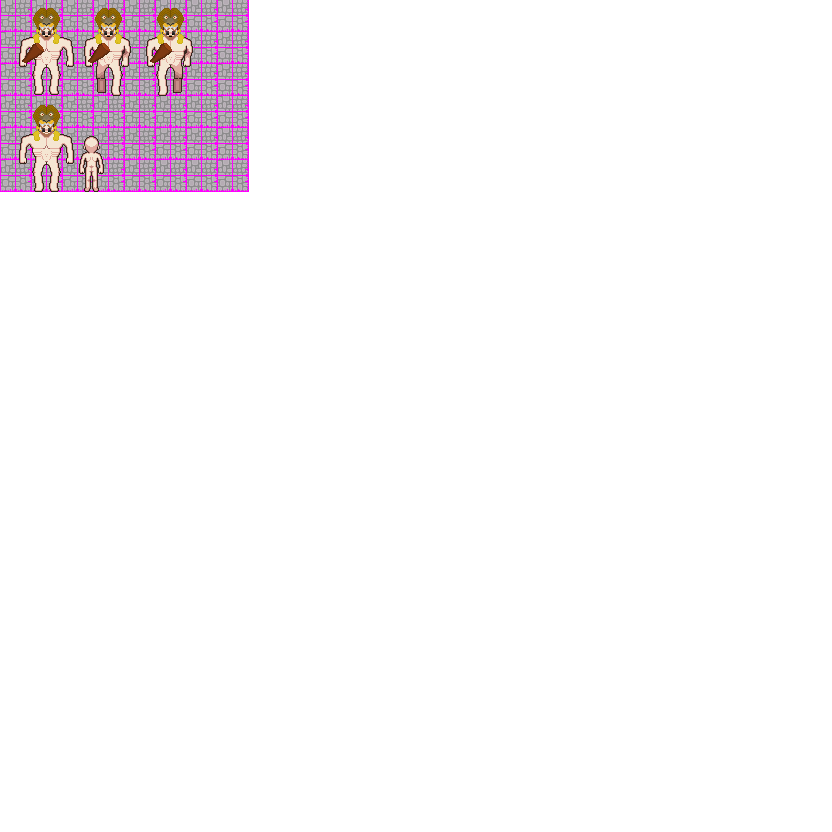
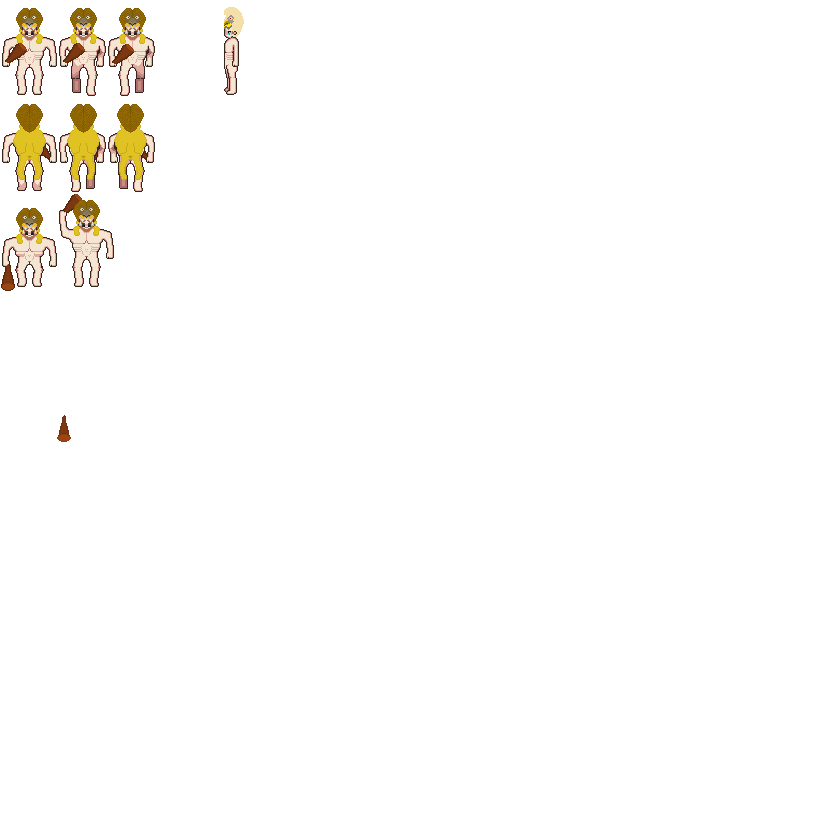
The second w=832, h=832 image is a revision of the first. Changes to its layers:
removed layer "Layer 23" over bbox(79, 136, 104, 192)
added layer "Layer 21 copy 2" above "Layer 21 copy" over bbox(1, 7, 244, 291)
added layer "Layer 21 copy" above "Layer 24" over bbox(224, 21, 240, 95)
hid "Layer 22", moved it above "Layer 17", painted on it over bbox(84, 8, 249, 96)
removed layer "Layer 16 copy" over bbox(19, 105, 74, 192)
removed layer "Layer 16" over bbox(19, 8, 74, 95)
removed layer "Layer 7 copy 7" over bbox(0, 0, 249, 192)
painted on "Layer 6 copy 2" over bbox(111, 36, 172, 69)
painted on "Layer 6 copy" over bbox(62, 36, 110, 68)
added layer "Layer 26 copy" above "Layer 6" over bbox(2, 104, 155, 192)
painted on "Layer 6" over bbox(1, 36, 48, 291)
added layer "Layer 22 copy 2" above "Layer 20" over bbox(2, 208, 57, 287)
added layer "Layer 20" above "Layer 22 copy" over bbox(59, 200, 114, 287)
painted on "Layer 22 copy" over bbox(2, 8, 193, 96)
added layer "Layer 6 copy 3" above "Layer 7 copy 10" over bbox(57, 194, 83, 442)
